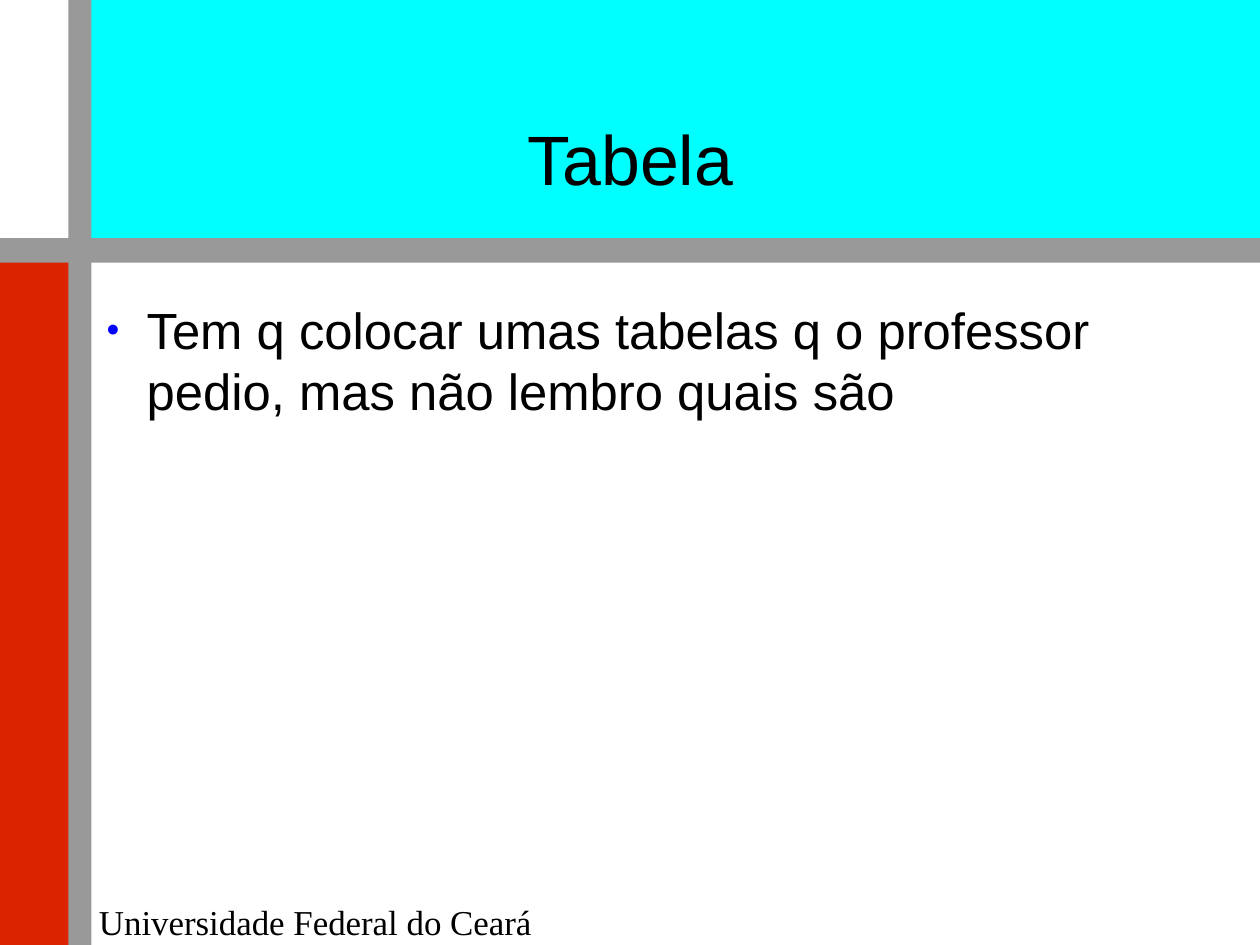
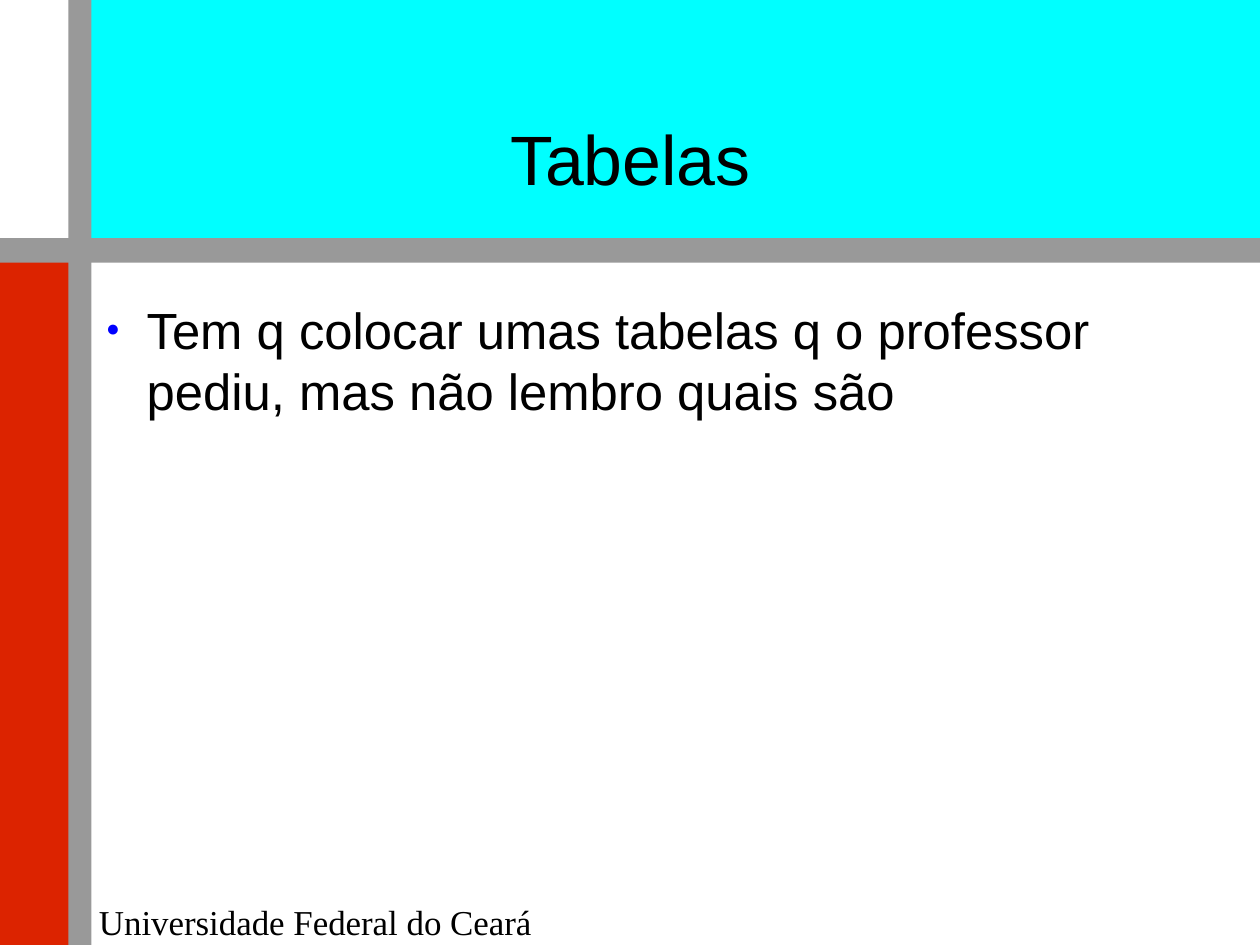
Before and after one commit to renatocjn/NoSQL_TF, a slide deck: slide 3 of Apresentação.odp (slide 6 before the commit). Drawn at 1260x945 pixels with LibreOffice and Linux fonts; fonts in the diff are those of the drawing; background and template pictures are left out. Boxes give left, top, right and bottom in pixels: in the first picture for what was removed or moved away, otherwise in the second. Text is boxed around its words. In the diff, an @@ line names an element or a change of style, - is before the commit and + after.

```diff
--- a/Apresentação.odp
+++ b/Apresentação.odp
@@ title at (510, 134, 751, 186): text changed @@
-Tabela
+Tabelas
@@ text at (147, 312, 1090, 420): text changed @@
-● Tem q colocar umas tabelas q o professor pedio, mas não lembro quais são
+● Tem q colocar umas tabelas q o professor pediu, mas não lembro quais são
```
Also in this commit, not shown: 2 other slides changed, 7 slides added, 4 slides removed, 1 other file.
